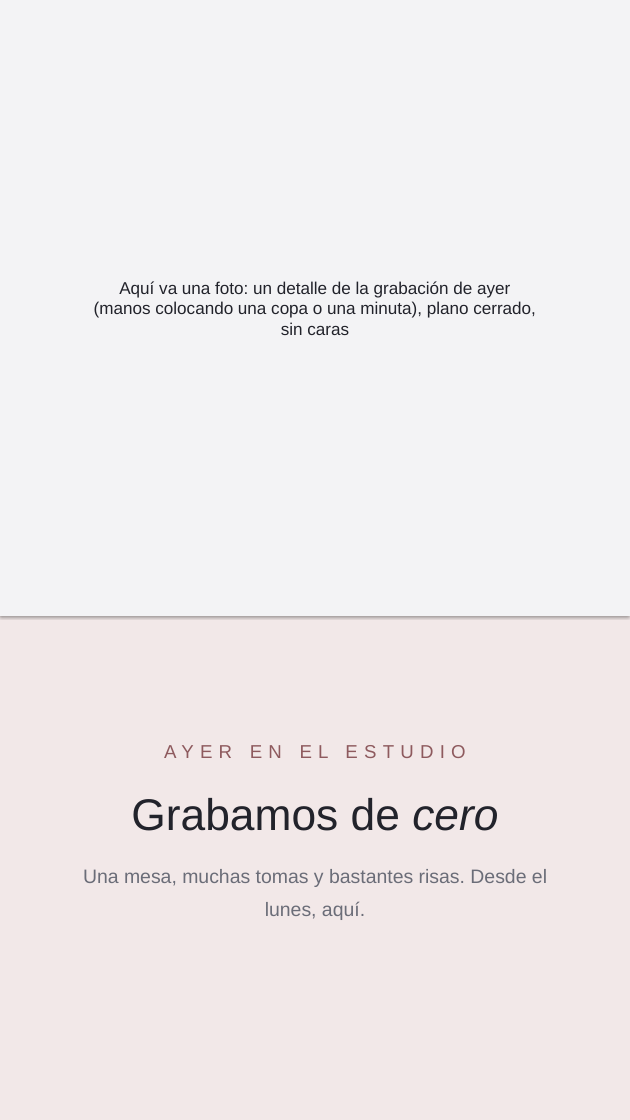
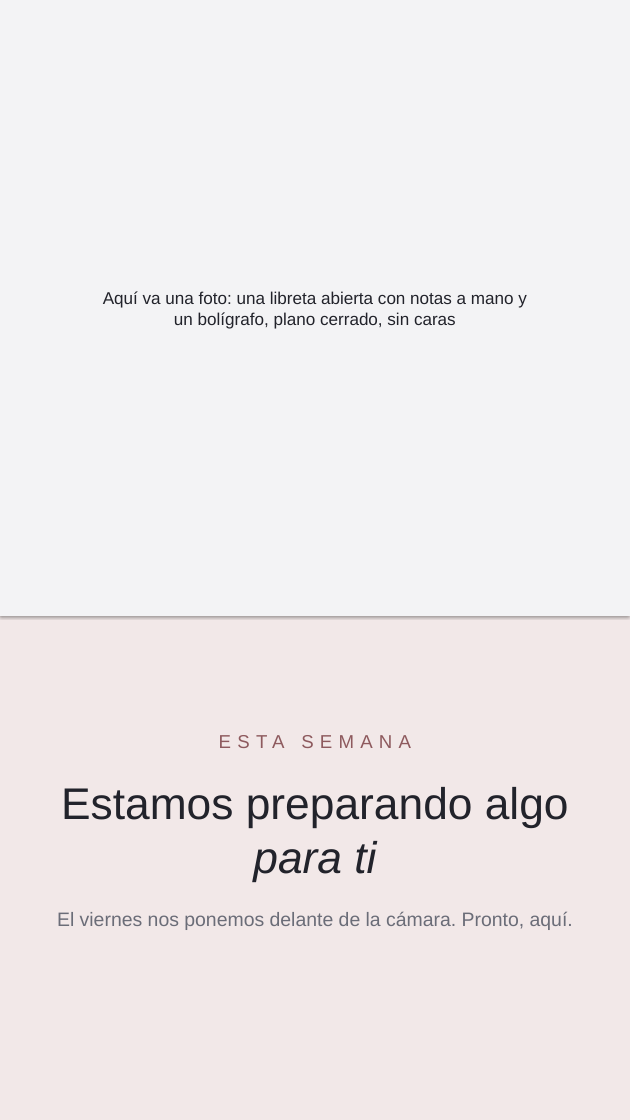
Before and after one commit to NDAEVENTS/NUBES-SCHOOL, a slide deck: slide 2 of public/ig/2026-11-12-listas/stories-canva.pptx. Drawn at 630x1120 pixels with LibreOffice and Linux fonts; fonts in the diff are those of the drawing. Boxes give left, top, right and bottom in pixels: in the first picture for what was removed or moved away, otherwise in the second. Text is boxed around its words. In the diff, an @@ line names an element or a change of style, - is before the commit and + after.

```diff
--- a/public/ig/2026-11-12-listas/stories-canva.pptx
+++ b/public/ig/2026-11-12-listas/stories-canva.pptx
@@ text at (103, 291, 527, 329): text changed @@
-Aquí va una foto: un detalle de la grabación de ayer (manos colocando una copa o una minuta), plano cerrado, sin caras
+Aquí va una foto: una libreta abierta con notas a mano y un bolígrafo, plano cerrado, sin caras
@@ text at (57, 735, 573, 930): text changed @@
-AYER EN EL ESTUDIO
-Grabamos de cero
-Una mesa, muchas tomas y bastantes risas. Desde el lunes, aquí.
+ESTA SEMANA
+Estamos preparando algo para ti
+El viernes nos ponemos delante de la cámara. Pronto, aquí.
```
Also in this commit, not shown: 2 other slides changed, 47 other files.
